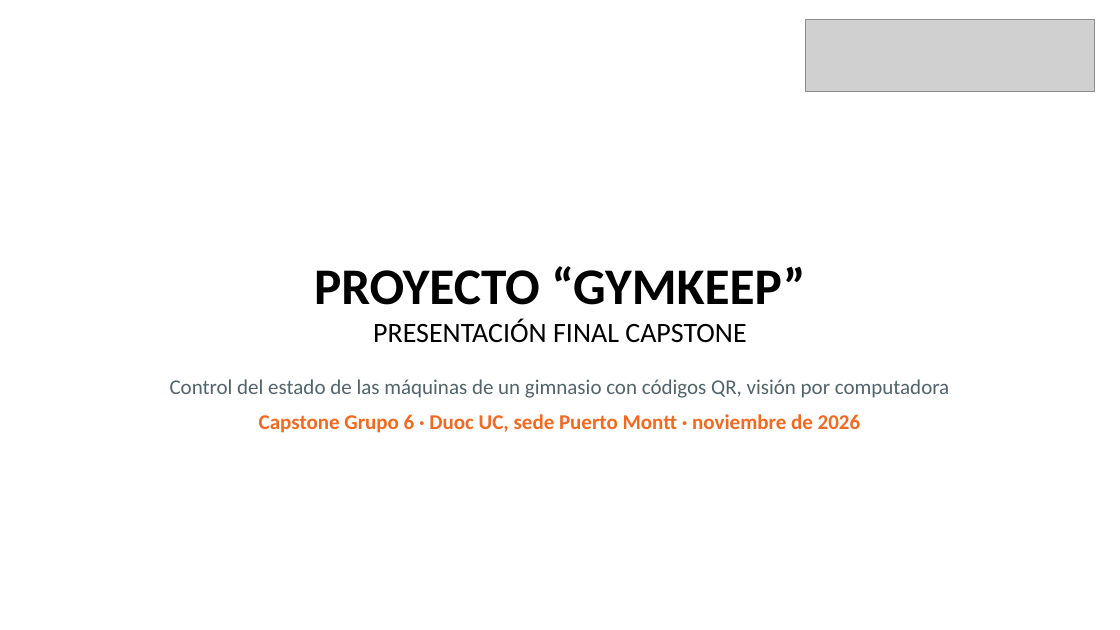
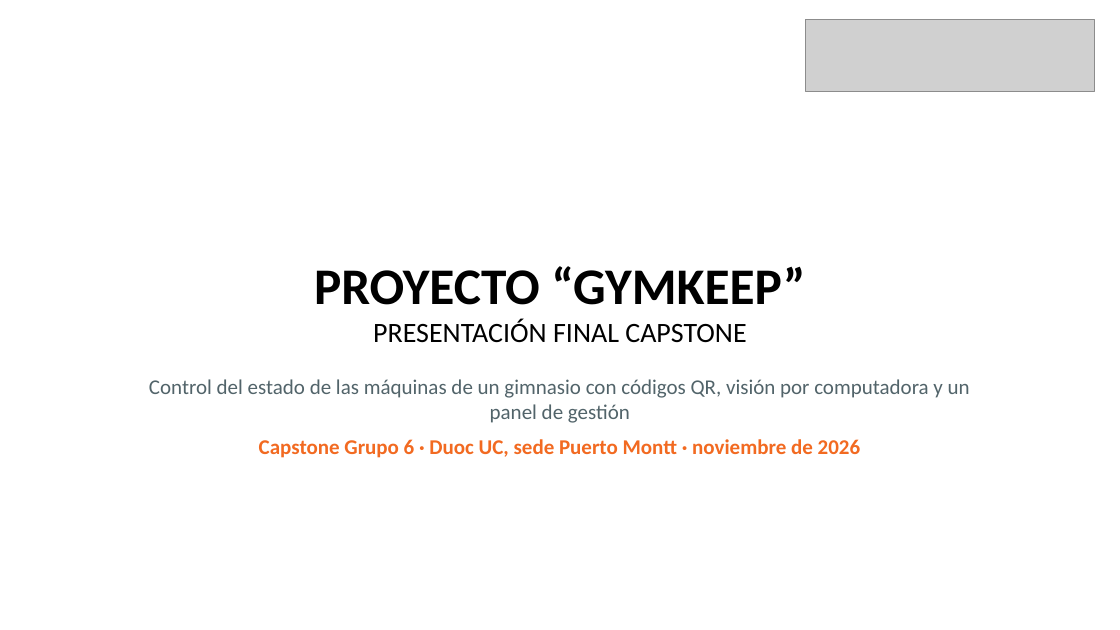
Before and after one commit to Luissalamanca23/CAPSTONE_Grupo6_PM, a slide deck: slide 1 of Fase 2/Evidencias Proyecto/documentos importantes/versiones actualizadas/GymKeep_Presentacion_Final_Duoc.pptx. Drawn at 1120x630 pixels with LibreOffice and Linux fonts; fonts in the diff are those of the drawing; grey boxes stand for pictures. Boxes give left, top, right and bottom in pixels: in the first picture for what was removed or moved away, otherwise in the second. Text is boxed around its words. In the diff, an @@ line names an element or a change of style, - is before the commit and + after.

Commit message:
Cierre de documentación y despliegue en Raspberry Pi 5
- Informe final: se eliminan los marcadores pendientes, se agregan las entrevistas a
  cuatro gimnasios, los intereses y la autoevaluación del equipo, el estado de la Ley
  21.719, fechas de consulta en la linkografía y el calendario alineado al plan.
- Presentación final y matriz de trazabilidad: coherencia de estados, cifras y calendario.
- Documentos secundarios (backlogs, retrospectivas, UML, plan, objetivos específicos,
  README): estados al 20 de noviembre, sin marcadores pendientes.
- Despliegue en Raspberry Pi 5 de 8 GB: docker-compose.rpi.yml, instalador, creación de
  cuenta, scripts de medición y guía en GymKeep/raspberry-pi.
- Se eliminan los CSV duplicados de GymKeep/ y la carpeta versiones_de_main.
- Se agregan el esquema de la base de datos y la carpeta de evidencias del sistema.

```diff
--- a/Fase 2/Evidencias Proyecto/documentos importantes/versiones actualizadas/GymKeep_Presentacion_Final_Duoc.pptx
+++ b/Fase 2/Evidencias Proyecto/documentos importantes/versiones actualizadas/GymKeep_Presentacion_Final_Duoc.pptx
@@ text at (149,379,970,423): text changed @@
-Control del estado de las máquinas de un gimnasio con códigos QR, visión por computadora
+Control del estado de las máquinas de un gimnasio con códigos QR, visión por computadora y un panel de gestión
```
Also in this commit, not shown: 5 other slides changed, 35 other files.
